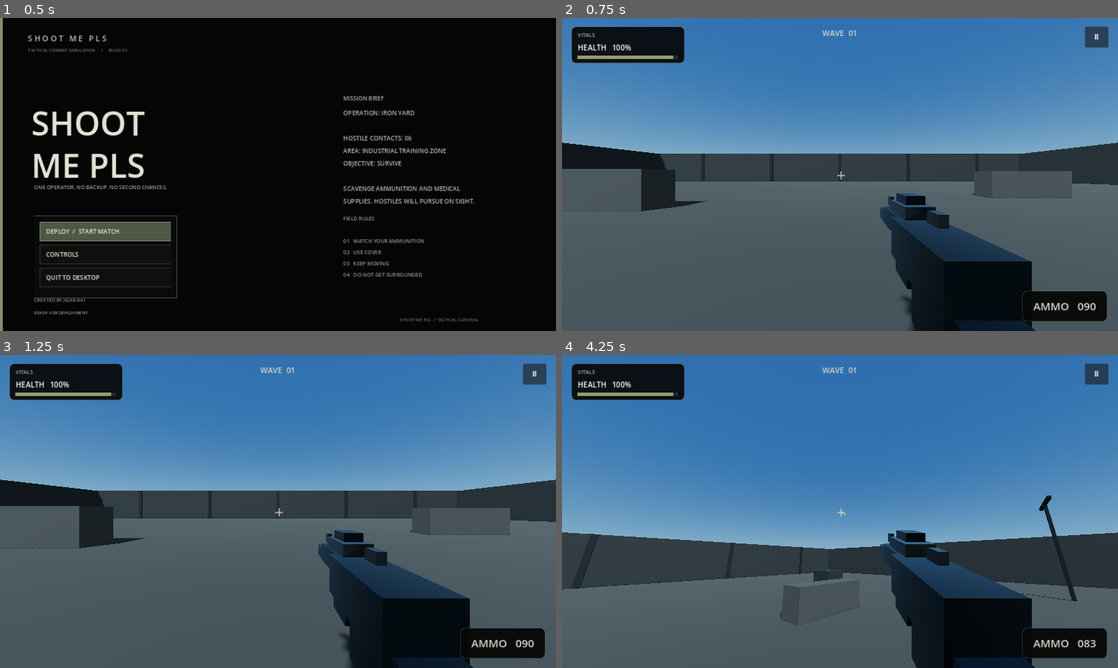
Above: before the commit, frames 1-4 (two rows, left to right).
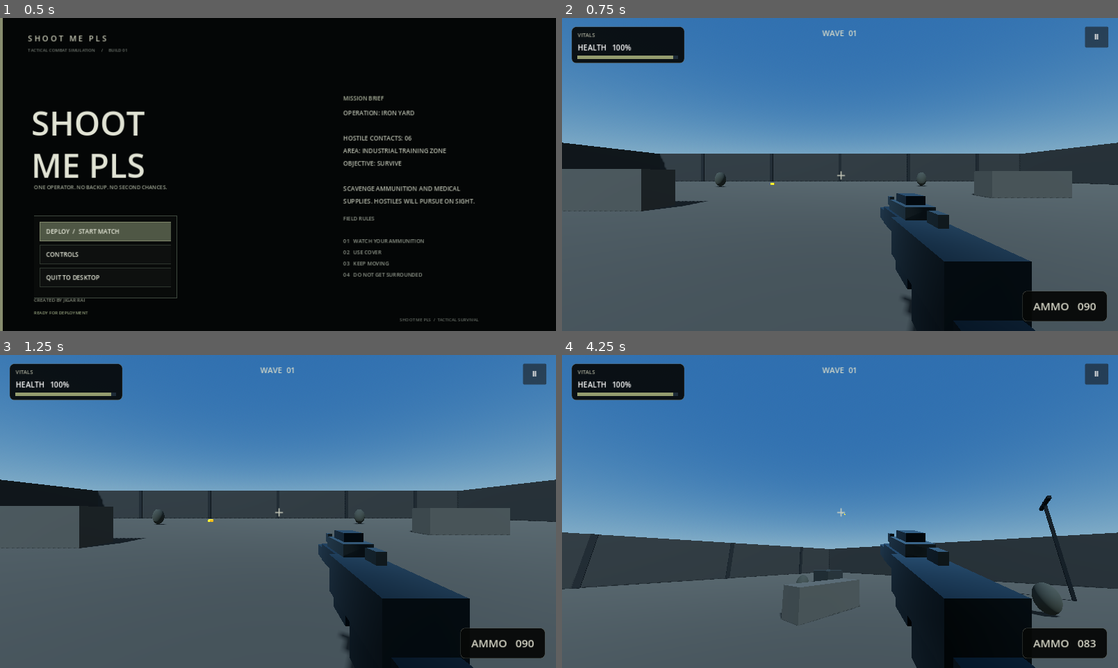
Above: after the commit, the same moments.

Repository: Jigar1234Nob/shootmepls
Game: Godot game, scene res://Scenes/Main.tscn
The game is run twice, just before and just after one commit, with the same random seed, the same clock (stepped at 60 frames per second) and the same inputs.
Inputs (mouse positions are in pixels of both pictures, inside the frame that each line leads up to):
- Up to frame 1 (0.5 s): no input
- Up to frame 2 (0.75 s): click "DEPLOY / START MATCH" at 0.5 s
- Up to frame 3 (1.25 s): no input
- Up to frame 4 (4.25 s): click "Ⅱ" at 1.25 s; click "RESTART MATCH" at 2 s; click "DEPLOY / START MATCH" at 2.75 s; tap Enter at 3.5 s; move the mouse to (834, 517) at 3.52 s; press the mouse at (834, 517) at 3.53 s; hold W (move_forward) from 3.53 s (still down); tap Space (jump) at 3.77 s

Frame 1 is identical in both runs. In frame 2, less than 0.1% of the frame differs, in the area x 27-66%, y 49-54%; in frame 3, 0.1%; in frame 4, 0.4%, in the area x 42-91%, y 70-84%.
Error before the commit: Invalid assignment of property or key 'is_boss' with value of type 'bool' on a base object of type 'CharacterBody3D (EnemyBean.gd)'. (res://Scripts/Game.gd:224)

Commit message:
Polish featureless beans and hide health bars until hit

Diff:
--- a/Scripts/EnemyBean.gd
+++ b/Scripts/EnemyBean.gd
@@ -1,4 +1,8 @@
 extends CharacterBody3D
+
+signal defeated
+
+@export var is_boss := false
 @export var max_health := 100.0
 @export var move_speed := 3.1
 var health := 100.0
@@ -9,6 +13,7 @@
 func _ready() -> void:
 	collision_layer = 2
 	collision_mask = 1
+	add_to_group("enemies")
 	health = max_health
 	var col := CollisionShape3D.new()
 	var shape := CapsuleShape3D.new()
@@ -24,14 +29,12 @@
 	bean.height = 1.7
 	body.mesh = bean
 	body.position.y = 0.9
-	body.scale = Vector3(0.85, 1.0, 0.82)
+	body.scale = Vector3(0.85, 1.0, 0.82) * (1.65 if is_boss else 1.0)
 	var mat := StandardMaterial3D.new()
 	mat.albedo_color = Color(0.22, 0.24, 0.21)
 	mat.roughness = 0.92
 	body.material_override = mat
 	add_child(body)
-	_add_gear(Vector3(0, 0.78, -0.49), Vector3(0.62, 0.48, 0.12), Color(0.075, 0.082, 0.078))
-	_add_gear(Vector3(0, 0.42, -0.50), Vector3(0.48, 0.16, 0.10), Color(0.12, 0.13, 0.12))
 	bar = Label3D.new()
 	bar.position.y = 2.05
 	bar.billboard = BaseMaterial3D.BILLBOARD_ENABLED
@@ -40,6 +43,7 @@
 	bar.pixel_size = 0.0028
 	bar.no_depth_test = true
 	bar.modulate = Color(0.76, 0.78, 0.72)
+	bar.visible = false
 	add_child(bar)
 	_update_bar()
 
@@ -80,13 +84,15 @@
 
 func take_damage(amount: float) -> void:
 	health = maxf(0.0, health - amount)
+	bar.visible = true
 	_update_bar()
 	if health <= 0.0:
+		defeated.emit()
 		queue_free()
 
 func _update_bar() -> void:
 	if not is_instance_valid(bar):
 		return
 	var count := int(ceil(health / max_health * 8.0))
-	bar.text = "■".repeat(count) + "·".repeat(8 - count)
+	bar.text = ("BOSS  " if is_boss else "") + "■".repeat(count) + "·".repeat(8 - count)
 	bar.modulate = Color(0.72, 0.74, 0.68) if health > 50.0 else Color(0.72, 0.42, 0.28)
